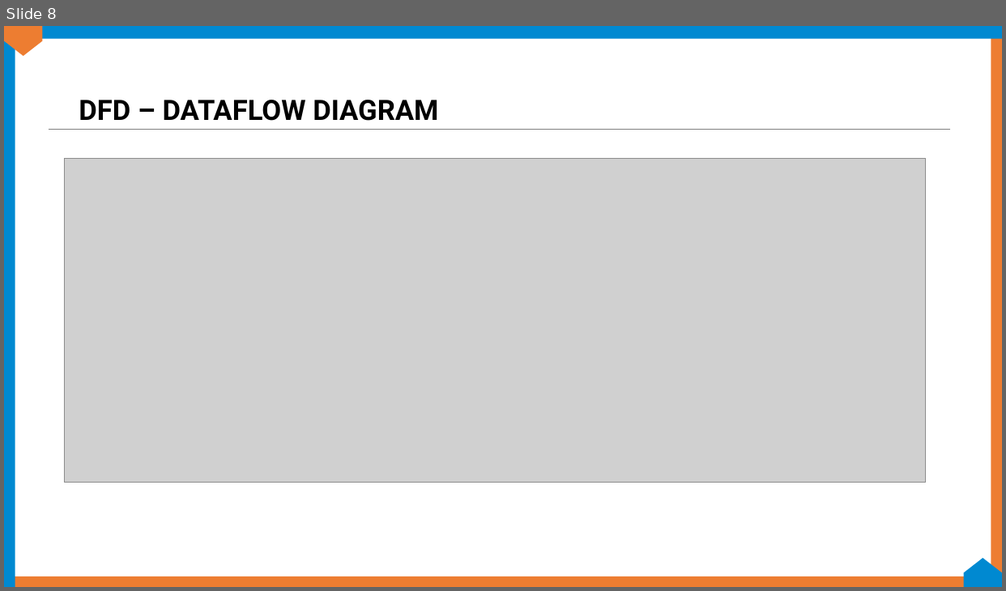
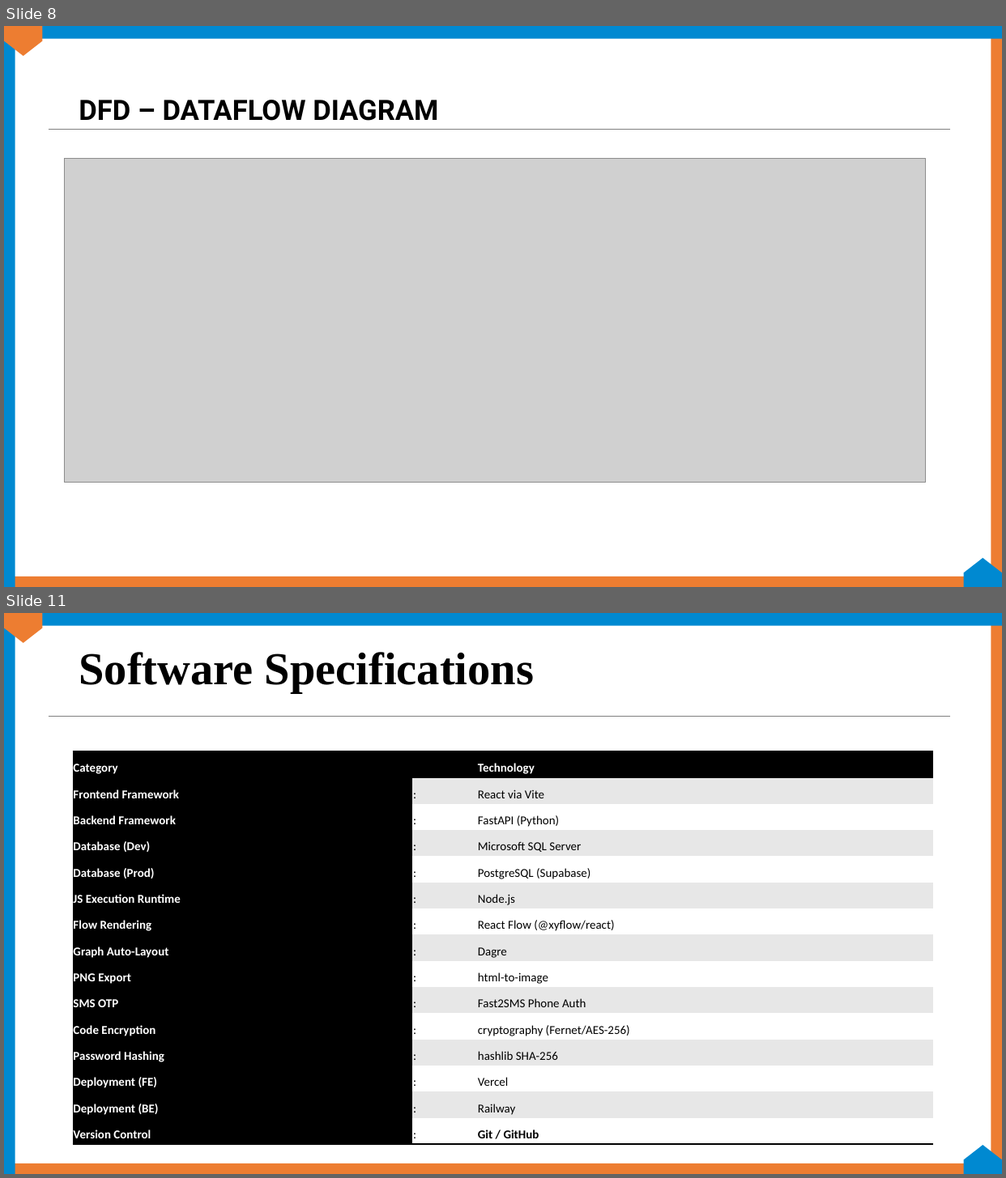
Before and after one commit to projectragsy5-a11y/code_to_visualizer, a slide deck: RAGSY- CODE_TO_VISUALIZER.pptx. Shown one above the other, each under a label of ours: slide 8 before the commit, slides 8 and 11 after it; the slides between them are not shown. The pictures are 1006x591 and 1006x1178 pixels, drawn with LibreOffice and Linux fonts; fonts in the diff are those of the drawing; grey boxes stand for pictures; background and template pictures are left out. Boxes give left, top, right and bottom in pixels: in the first picture for what was removed or moved away, otherwise in the second. Text is boxed around its words. In the diff, an @@ line names an element or a change of style, - is before the commit and + after.

Commit message:
deployment ready - PostgreSQL + all fixes

```diff
--- a/RAGSY- CODE_TO_VISUALIZER.pptx
+++ b/RAGSY- CODE_TO_VISUALIZER.pptx
@@ slide 11 added at <box>4,613,1002,1174</box>, background #FFFFFF; not listed: 7 template elements that a slide beside it also shows @@
@@ title added at <box>79,652,534,693</box>, 52.8 pt, text #000000, bold @@
+Software Specifications
@@ table added at <box>73,752,933,1144</box>, 15 rows, 3 columns @@
+Category |  | Technology
+Frontend Framework | : | React via Vite
+Backend Framework | : | FastAPI (Python)
+Database (Dev) | : | Microsoft SQL Server
+Database (Prod) | : | PostgreSQL (Supabase)
+JS Execution Runtime | : | Node.js
+Flow Rendering | : | React Flow (@xyflow/react)
+Graph Auto-Layout | : | Dagre
+PNG Export | : | html-to-image
+SMS OTP | : | Fast2SMS Phone Auth
+Code Encryption | : | cryptography (Fernet/AES-256)
+Password Hashing | : | hashlib SHA-256
+Deployment (FE) | : | Vercel
+Deployment (BE) | : | Railway
+Version Control | : | Git / GitHub
```
Also in this commit, not shown: 4 slides changed, 3 other slides added, 3 slides removed, 8 other files.
